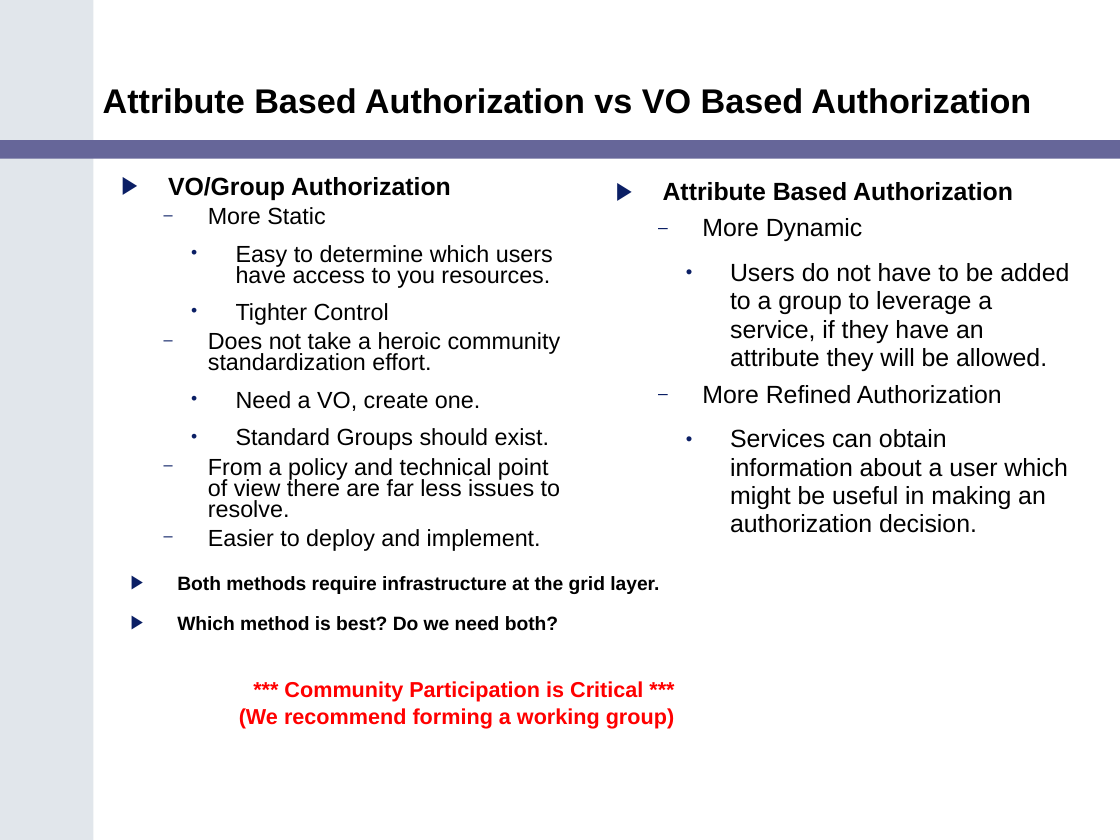
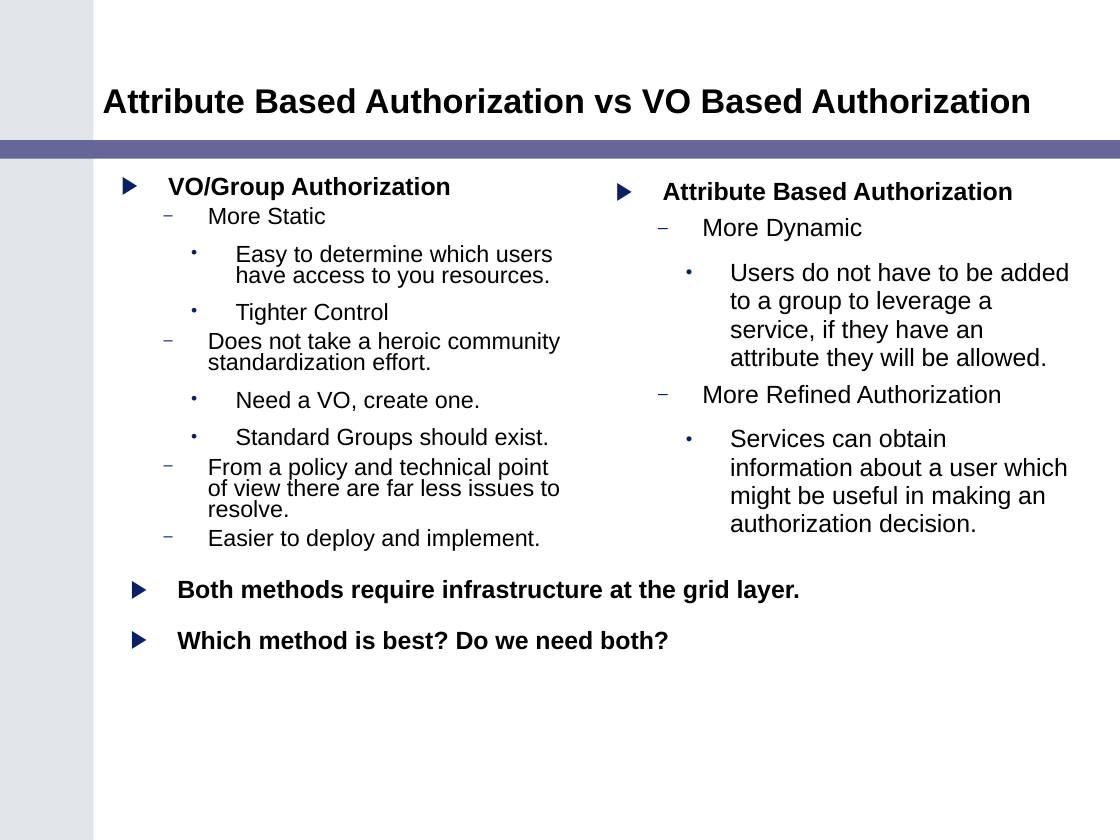
Before and after one commit to NCIP/cagrid-portal, a slide deck: slide 18 of cagrid-1-0/Documentation/presentations/200602_VCDE_ARCH/caGrid_Security_Arch_VCDE_Feb2.ppt. Drawn at 1120x840 pixels with LibreOffice and Linux fonts; fonts in the diff are those of the drawing; background and template pictures are left out. Boxes give left, top, right and bottom in pixels: in the first picture for what was removed or moved away, otherwise in the second. Text is boxed around its words. In the diff, an @@ line names an element or a change of style, - is before the commit and + after.

```diff
--- a/cagrid-1-0/Documentation/presentations/200602_VCDE_ARCH/caGrid_Security_Arch_VCDE_Feb2.ppt
+++ b/cagrid-1-0/Documentation/presentations/200602_VCDE_ARCH/caGrid_Security_Arch_VCDE_Feb2.ppt
@@ text "Both methods require infrastructure at ..." at [177,580,800,650]: size 12.4 to 16 pt; line spacing 0.65 to 0.85 @@
@@ text at [239,681,674,729]: paragraphs removed @@
-  *** Community Participation is Critical ***
-  (We recommend forming a working group)
```
Also in this commit, not shown: 2 other slides changed.
